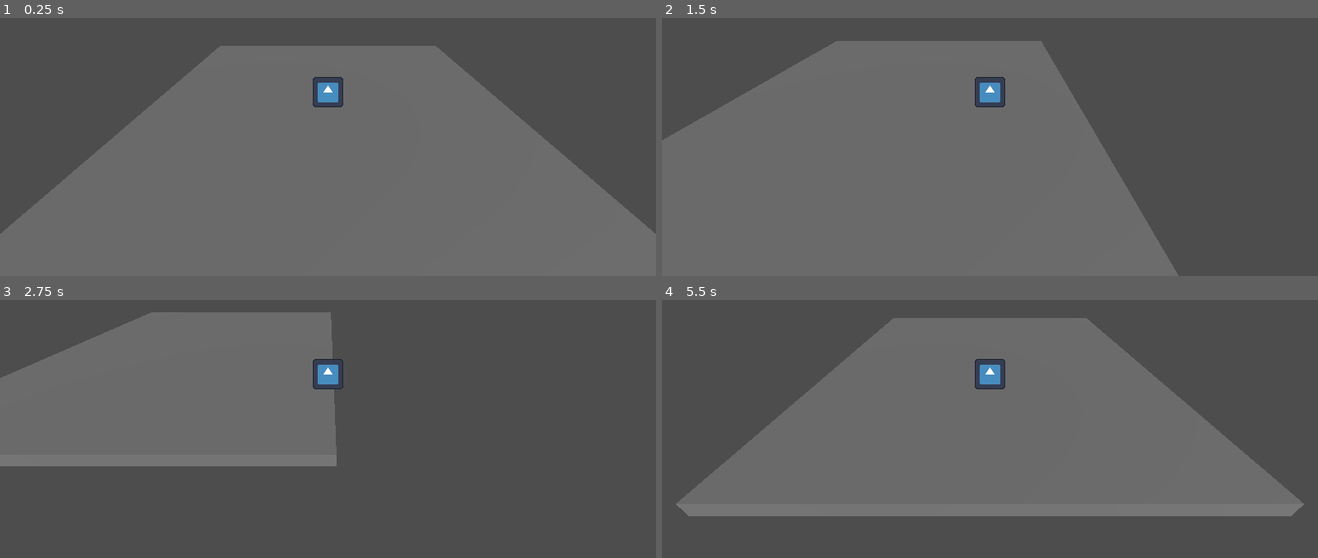
Above: before the commit, frames 1-4 (two rows, left to right).
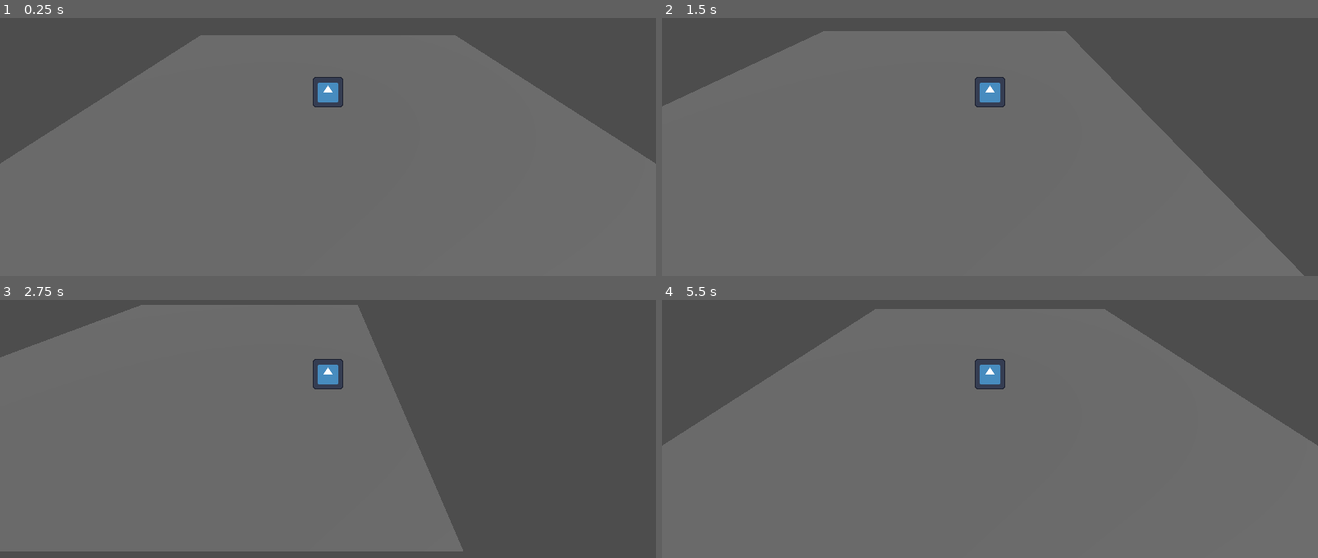
Above: after the commit, the same moments.

Repository: Rusty-Rat-Studios/dead-living-and-dying
Game: Godot game, scene res://game.tscn
The game is run twice, just before and just after one commit, with the same random seed, the same clock (stepped at 60 frames per second) and the same inputs. The engine's default icon, where the game draws it, is replaced by a stand-in: a white triangle on a blue panel in a dark square.
Inputs:
- Up to frame 1 (0.25 s): no input
- Up to frame 2 (1.5 s): tap Enter (ui_accept) at 0.5, 0.77 s; hold Right (ui_right) 0.53-1.28 s; hold Down (ui_down) from 1.28 s (still down)
- Up to frame 3 (2.75 s): tap Enter (ui_accept) at 1.52 s; release Down (ui_down) at 2.03 s; hold Right (ui_right) from 2.03 s (still down)
- Up to frame 4 (5.5 s): release Right (ui_right) at 2.78 s; hold Up (ui_up) 2.78-3.53 s; tap Enter (ui_accept) at 3.02, 3.77, 4.52 s; hold Left (ui_left) 3.53-5.03 s; hold Down (ui_down) from 5.03 s (still down)

The runs differ from the first frame. In frame 1, 13% of the frame differs, in the area x 0-100%, y 6-84%; in frame 2, 15%; in frame 3, 30%, in the area x 0-71%, y 1-98%; in frame 4, 30%.

Commit message:
Change floor to world-boundary shape with quad-mesh

Diff:
--- a/game.tscn
+++ b/game.tscn
@@ -2,26 +2,31 @@
 
 [ext_resource type="PackedScene" uid="uid://mt6b5vxmupgn" path="res://player.tscn" id="1_hu241"]
 
-[sub_resource type="BoxShape3D" id="BoxShape3D_e2fj0"]
-size = Vector3(15, 0.5, 15)
+[sub_resource type="WorldBoundaryShape3D" id="WorldBoundaryShape3D_7mwwj"]
 
-[sub_resource type="BoxMesh" id="BoxMesh_w3pav"]
-size = Vector3(15, 0.5, 15)
+[sub_resource type="QuadMesh" id="QuadMesh_ggp70"]
+size = Vector2(20, 20)
+orientation = 1
 
 [node name="Game" type="Node3D"]
 
 [node name="Floor" type="StaticBody3D" parent="."]
 
 [node name="CollisionShape3D" type="CollisionShape3D" parent="Floor"]
-transform = Transform3D(1, 0, 0, 0, 1, 0, 0, 0, 1, 0, -0.5, 0)
-shape = SubResource("BoxShape3D_e2fj0")
+shape = SubResource("WorldBoundaryShape3D_7mwwj")
 
 [node name="MeshInstance3D" type="MeshInstance3D" parent="Floor"]
-transform = Transform3D(1, 0, 0, 0, 1, 0, 0, 0, 1, 0, -0.5, 0)
-mesh = SubResource("BoxMesh_w3pav")
+mesh = SubResource("QuadMesh_ggp70")
 
 [node name="Player" parent="." instance=ExtResource("1_hu241")]
 
 [node name="DirectionalLight3D" type="DirectionalLight3D" parent="."]
 transform = Transform3D(0.707107, -0.353553, 0.612372, 0, 0.866025, 0.5, -0.707107, -0.353553, 0.612372, 10, 10, 10)
 shadow_enabled = true
+
+[node name="StaticBody3D" type="StaticBody3D" parent="."]
+
+[node name="CollisionShape3D" type="CollisionShape3D" parent="StaticBody3D"]
+
+[node name="MeshInstance3D" type="MeshInstance3D" parent="StaticBody3D"]
+skeleton = NodePath("../..")
